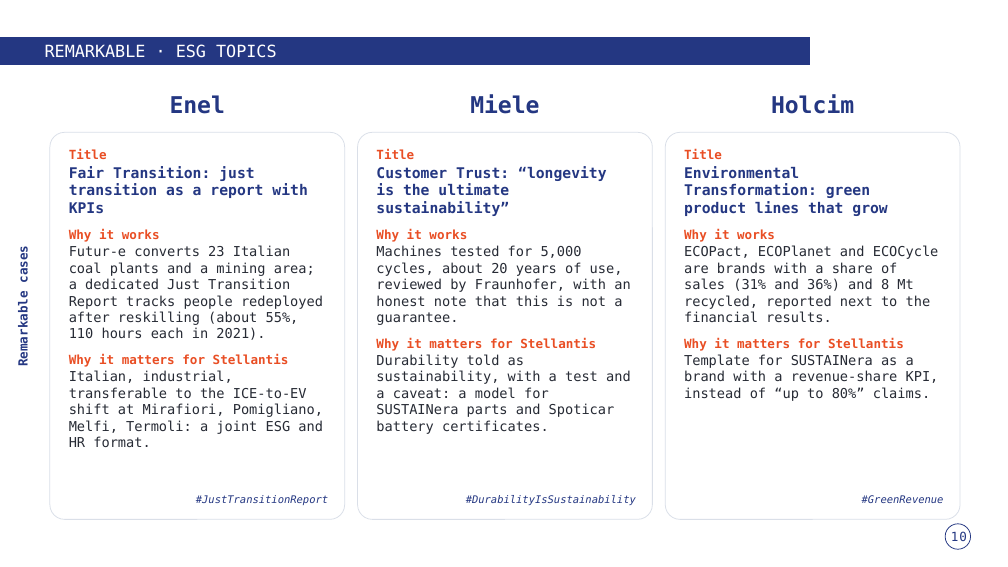
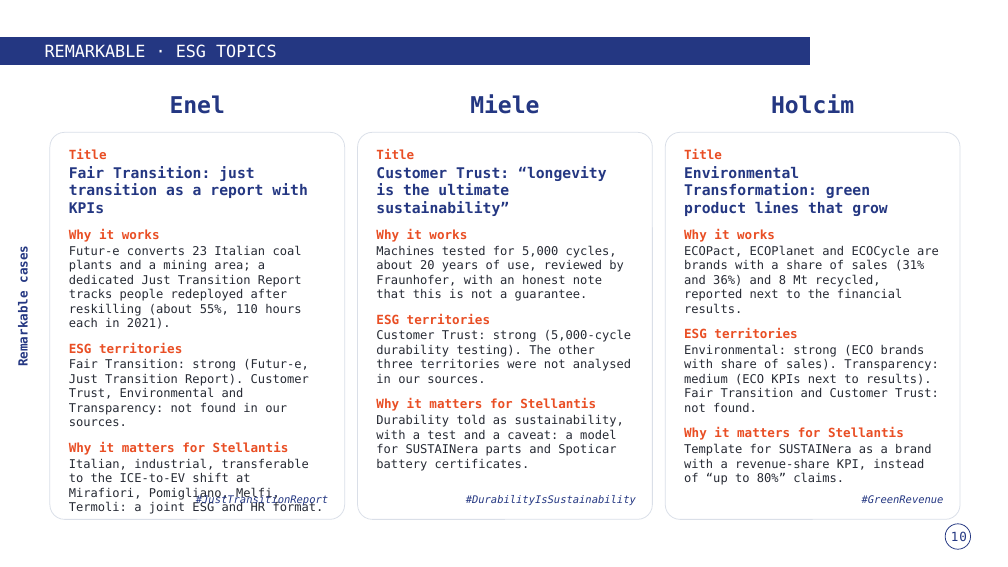
Before and after one commit to gabbelluardo-strategy/traproject, a slide deck: slide 10 of decks/Storytelling_and_ESG_Territories_Stellantis_EN.pptx. Drawn at 1008x567 pixels with LibreOffice and Linux fonts; fonts in the diff are those of the drawing; background and template pictures are left out. Boxes give left, top, right and bottom in pixels: in the first picture for what was removed or moved away, otherwise in the second. Text is boxed around its words. In the diff, an @@ line names an element or a change of style, - is before the commit and + after.

```diff
--- a/decks/Storytelling_and_ESG_Territories_Stellantis_EN.pptx
+++ b/decks/Storytelling_and_ESG_Territories_Stellantis_EN.pptx
@@ text at [69,245,309,500]: size 13 to 11.5 pt in "Futur-e converts 23 Italian coal plants and ...", "Italian, industrial, transferable to the ICE-to-EV shift ..." @@
@@ text at [376,245,624,471]: size 13 to 11.5 pt in "Machines tested for 5,000 cycles, about 20 ...", "Durability told as sustainability, with a test ..." @@
@@ text at [684,245,939,485]: size 13 to 11.5 pt in "ECOPact, ECOPlanet and ECOCycle are brands with ...", "Template for SUSTAINera as a brand with ..." @@
@@ text at [376,314,631,383]: paragraphs added @@
+ESG territories
+Customer Trust: strong (5,000-cycle durability testing). The other three territories were not analysed in our sources.
@@ text at [684,328,939,412]: paragraphs added @@
+ESG territories
+Environmental: strong (ECO brands with share of sales). Transparency: medium (ECO KPIs next to results). Fair Transition and Customer Trust: not found.
@@ text at [69,343,309,426]: paragraphs added @@
+ESG territories
+Fair Transition: strong (Futur-e, Just Transition Report). Customer Trust, Environmental and Transparency: not found in our sources.
```
Also in this commit, not shown: 1 other slide changed, 1 other file.
